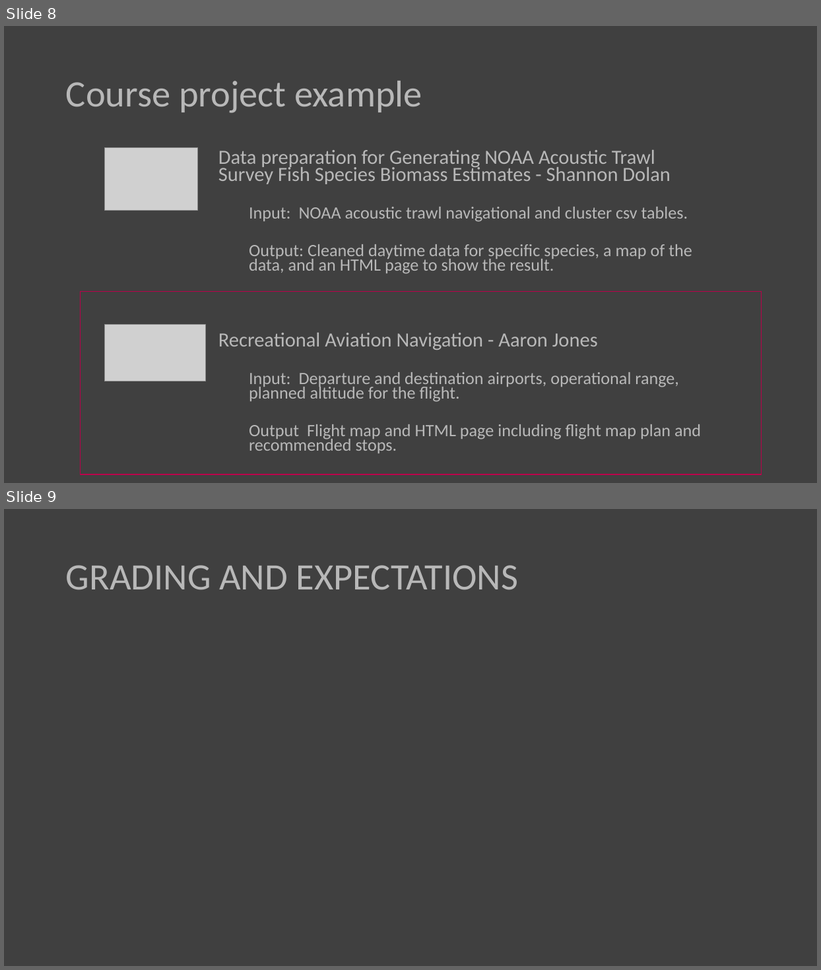
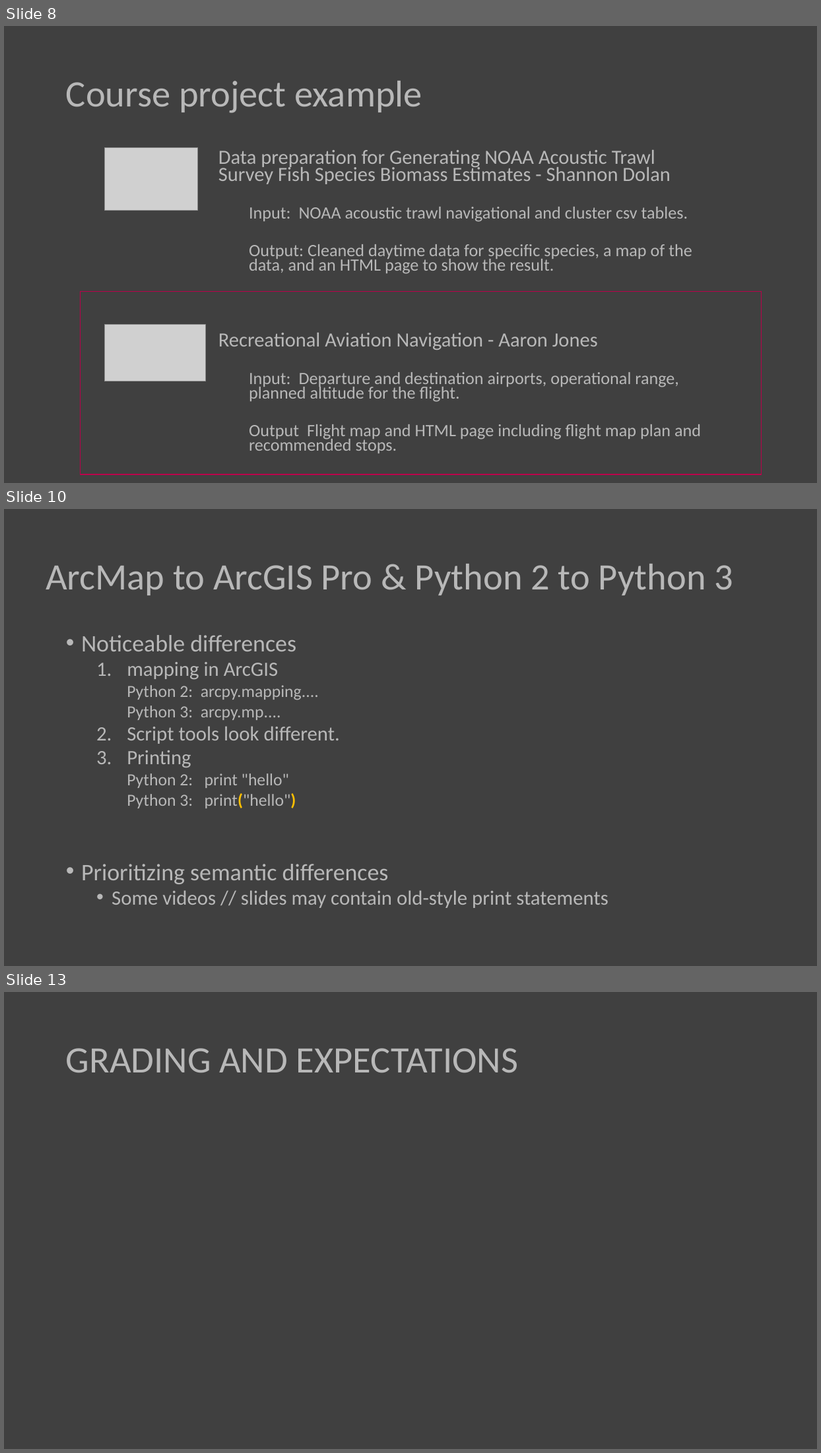
Before and after one commit to lgtateos/gis540, a slide deck: slides/intro_to_GIS540_cm3.pptx. Shown one above the other, each under a label of ours: slides 8 and 9 before the commit, slides 8, 10 and 13 after it; the slides between them are not shown. The pictures are 821x970 and 821x1453 pixels, drawn with LibreOffice and Linux fonts; fonts in the diff are those of the drawing; grey boxes stand for pictures. Boxes give left, top, right and bottom in pixels: in the first picture for what was removed or moved away, otherwise in the second. Text is boxed around its words. In the diff, an @@ line names an element or a change of style, - is before the commit and + after.

```diff
--- a/slides/intro_to_GIS540_cm3.pptx
+++ b/slides/intro_to_GIS540_cm3.pptx
@@ slide 10 added at <box>4,509,817,966</box>, background #404040 @@
@@ title added at <box>46,564,734,595</box>, 44 pt, text #B8B8B8 @@
+ArcMap to ArcGIS Pro & Python 2 to Python 3
@@ text added at <box>81,635,609,908</box>, 24 pt, text #B8B8B8 @@
+• Noticeable differences
+  1. mapping in ArcGIS
+    Python 2: arcpy.mapping....
+    Python 3: arcpy.mp....
+  2. Script tools look different.
+  3. Printing
+    Python 2: print "hello"
+    Python 3: print("hello")
+• Prioritizing semantic differences
+  • Some videos // slides may contain old-style print statements
@@ what was slide 9 is now slide 13 @@
```
Also in this commit, not shown: 1 slide changed, 2 other slides added.
